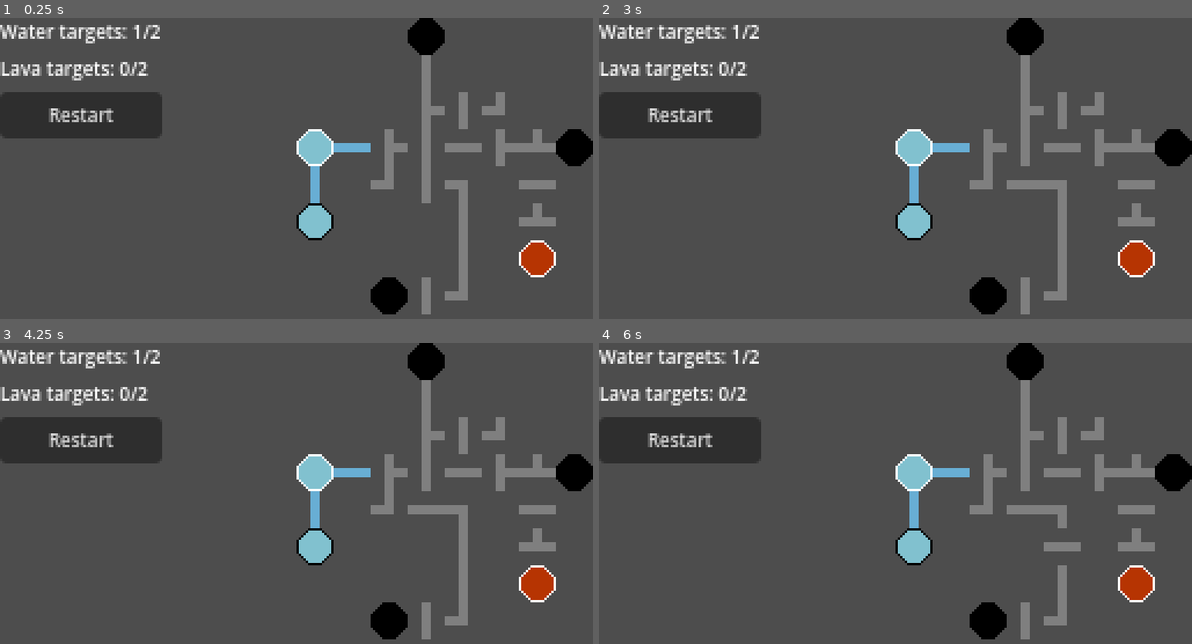
Above: before the commit, frames 1-4 (two rows, left to right).
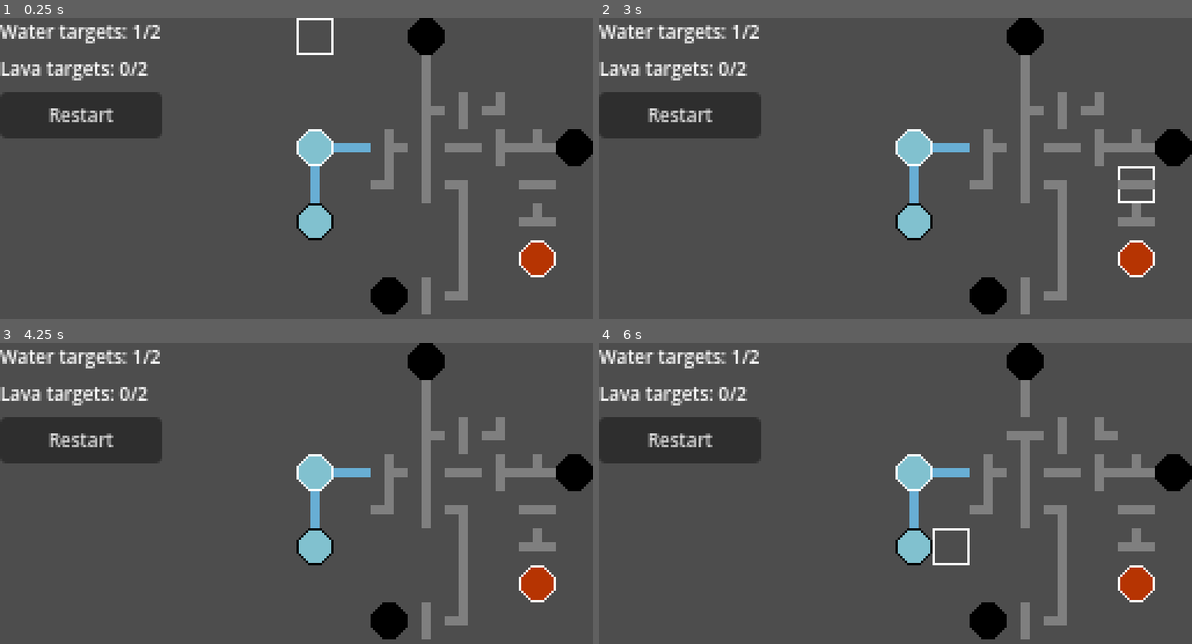
Above: after the commit, the same moments.

Repository: OverloadedOrama/Obsidian
Game: Godot game, scene res://src/network.tscn
Same seed, same stepped clock (60 frames per second), same inputs: the game is played once before the commit and once after it.
Inputs (mouse positions are in pixels of both pictures, inside the frame that each line leads up to):
- Up to frame 1 (0.25 s): no input
- Up to frame 2 (3 s): click "Restart" at 0.5 s; click "Restart" at 1.25 s; click "Restart" at 2 s; tap Enter at 2.75 s; move the mouse to (1025, 168) at 2.77 s; press the mouse at (1025, 168) at 2.78 s; hold Right (ui_right) from 2.78 s (still down)
- Up to frame 3 (4.25 s): tap Space at 3.5 s; move the mouse to (177, 526) at 3.52 s; release Right (ui_right) at 3.53 s; release the mouse at (177, 526) at 3.53 s; hold Down (ui_down) from 3.53 s (still down); click (177, 526) at 3.6 s
- Up to frame 4 (6 s): tap Enter at 4.25, 5.75 s; move the mouse to (954, 436) at 4.27 s; release Down (ui_down) at 4.28 s; press the mouse at (954, 436) at 4.28 s; hold Right (ui_right) 4.28-5.03 s; tap Space at 5 s; move the mouse to (865, 577) at 5.02 s; release the mouse at (865, 577) at 5.03 s; hold Up (ui_up) 5.03-5.78 s; click (865, 577) at 5.1 s; move the mouse to (1073, 559) at 5.77 s; press the mouse at (1073, 559) at 5.78 s; hold Left (ui_left) from 5.78 s (still down)

The runs differ from the first frame. In frame 1, 0.2% of the frame differs, in the area x 50-57%, y 0-13%; in frame 2, 0.4%; in frame 3, 0.3%; in frame 4, 1.0%, in the area x 56-88%, y 24-74%.

Commit message:
Rotate pipes with keyboard/gamepad

Diff:
--- a/project.godot
+++ b/project.godot
@@ -27,6 +27,23 @@
 
 theme/custom="res://assets/theme.tres"
 
+[input]
+
+rotate={
+"deadzone": 0.5,
+"events": [Object(InputEventMouseButton,"resource_local_to_scene":false,"resource_name":"","device":-1,"window_id":0,"alt_pressed":false,"shift_pressed":false,"ctrl_pressed":false,"meta_pressed":false,"button_mask":1,"position":Vector2(83, 17),"global_position":Vector2(772, 226),"factor":1.0,"button_index":1,"canceled":false,"pressed":true,"double_click":false,"script":null)
+, Object(InputEventKey,"resource_local_to_scene":false,"resource_name":"","device":-1,"window_id":0,"alt_pressed":false,"shift_pressed":false,"ctrl_pressed":false,"meta_pressed":false,"pressed":false,"keycode":0,"physical_keycode":32,"key_label":0,"unicode":32,"echo":false,"script":null)
+, Object(InputEventKey,"resource_local_to_scene":false,"resource_name":"","device":-1,"window_id":0,"alt_pressed":false,"shift_pressed":false,"ctrl_pressed":false,"meta_pressed":false,"pressed":false,"keycode":0,"physical_keycode":4194309,"key_label":0,"unicode":0,"echo":false,"script":null)
+, Object(InputEventJoypadButton,"resource_local_to_scene":false,"resource_name":"","device":-1,"button_index":0,"pressure":0.0,"pressed":false,"script":null)
+]
+}
+restart={
+"deadzone": 0.5,
+"events": [Object(InputEventKey,"resource_local_to_scene":false,"resource_name":"","device":-1,"window_id":0,"alt_pressed":false,"shift_pressed":false,"ctrl_pressed":false,"meta_pressed":false,"pressed":false,"keycode":0,"physical_keycode":82,"key_label":0,"unicode":114,"echo":false,"script":null)
+, Object(InputEventJoypadButton,"resource_local_to_scene":false,"resource_name":"","device":-1,"button_index":2,"pressure":0.0,"pressed":false,"script":null)
+]
+}
+
 [rendering]
 
 renderer/rendering_method="gl_compatibility"
--- a/src/network.gd
+++ b/src/network.gd
@@ -6,12 +6,14 @@
 const LAVA_SOURCE_ATLAS_COORDS := Vector2i(2, 0)
 const LAVA_ACTIVATED_ATLAS_COORDS := Vector2i(3, 0)
 const INACTIVE_ATLAS_COORDS := Vector2i(4, 0)
+const OUTLINE_TEXTURE := preload("res://assets/outline.png")
 
 @export var grid_size := Vector2i(8, 8)
 @export var water_targets_needed := 2
 @export var lava_targets_needed := 2
 var water_targets_activated := 0
 var lava_targets_activated := 0
+var currently_selected_tile_cell := Vector2i.ZERO
 var game_is_over := false
 
 @onready var tile_map: TileMap = $TileMap
@@ -27,19 +29,28 @@
 func _input(event: InputEvent) -> void:
 	if game_is_over:
 		return
-	if event is InputEventMouseButton:
-		if event.pressed and event.button_index == MOUSE_BUTTON_LEFT:
-			var pos: Vector2 = event.position - tile_map.position
-			var coords := tile_map.local_to_map(pos)
-			var tile_data := tile_map.get_cell_tile_data(0, coords)
-			if is_instance_valid(tile_data):
-				var atlas_coords := tile_map.get_cell_atlas_coords(0, coords)
-				if atlas_coords.y >= 1:
-					var alternative_tile := tile_map.get_cell_alternative_tile(0, coords) + 1
-					if alternative_tile > 3:
-						alternative_tile = 0
-					tile_map.set_cell(0, coords, 1, atlas_coords, alternative_tile)
-				calculate_game_status()
+	currently_selected_tile_cell += Vector2i(Input.get_vector(&"ui_left", &"ui_right", &"ui_up", &"ui_down"))
+	if event is InputEventMouseMotion:
+		var pos: Vector2 = event.position - tile_map.position
+		if pos.x >= 0 and pos.y >= 0:
+			currently_selected_tile_cell = tile_map.local_to_map(pos)
+	elif event.is_action_pressed("rotate"):
+		var coords := currently_selected_tile_cell
+		var tile_data := tile_map.get_cell_tile_data(0, coords)
+		if is_instance_valid(tile_data):
+			var atlas_coords := tile_map.get_cell_atlas_coords(0, coords)
+			if atlas_coords.y >= 1:
+				var alternative_tile := tile_map.get_cell_alternative_tile(0, coords) + 1
+				if alternative_tile > 3:
+					alternative_tile = 0
+				tile_map.set_cell(0, coords, 1, atlas_coords, alternative_tile)
+			calculate_game_status()
+	queue_redraw()
+
+
+func _draw() -> void:
+	var draw_pos := tile_map.position + tile_map.map_to_local(currently_selected_tile_cell) - tile_map.tile_set.tile_size / 2.0
+	draw_texture(OUTLINE_TEXTURE, draw_pos)
 
 
 func calculate_game_status() -> void:
--- a/src/network.tscn
+++ b/src/network.tscn
@@ -204,6 +204,12 @@
 [sub_resource type="LabelSettings" id="LabelSettings_gykqi"]
 font_size = 8
 
+[sub_resource type="InputEventAction" id="InputEventAction_db36q"]
+action = &"restart"
+
+[sub_resource type="Shortcut" id="Shortcut_8ap6f"]
+events = [SubResource("InputEventAction_db36q")]
+
 [node name="Network" type="Node2D"]
 texture_filter = 1
 script = ExtResource("1_u7ny5")
@@ -240,6 +246,7 @@
 
 [node name="RestartButton" type="Button" parent="Control/VBoxContainer"]
 layout_mode = 2
+shortcut = SubResource("Shortcut_8ap6f")
 text = "Restart"
 
 [node name="GameResult" type="Label" parent="Control/VBoxContainer"]
Binary file added: assets/outline.png
Not shown, added: assets/outline.png.import
Not shown: 1 places in src/network.tscn that only renumber resources
